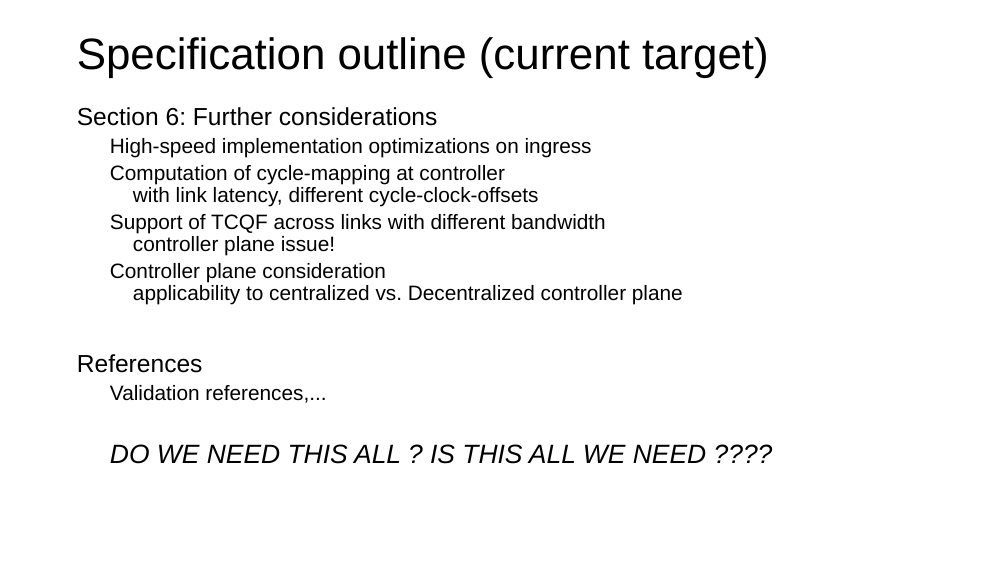
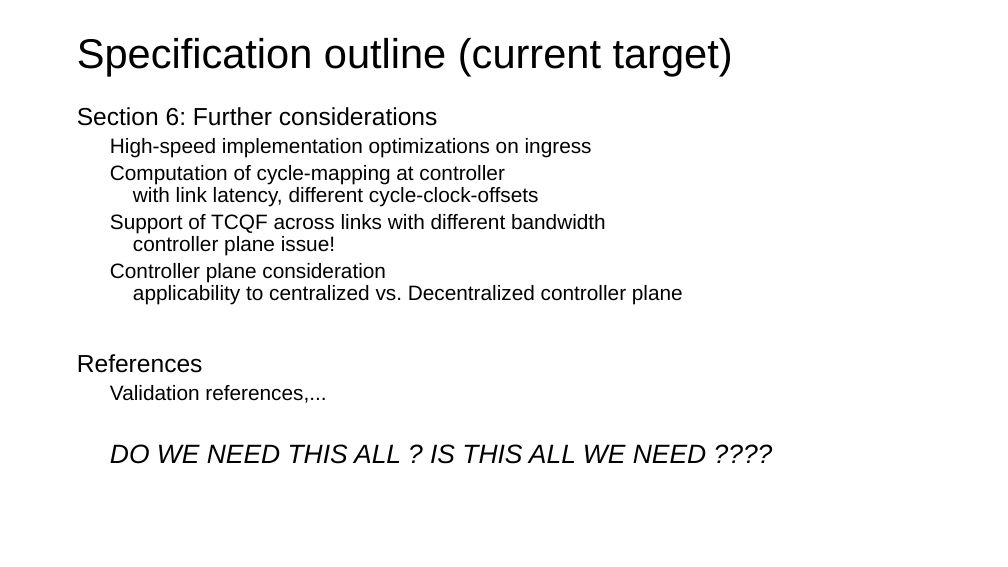
Before and after one commit to toerless/detnet, a slide deck: slide 33 of tcqf-slides.pptx. Drawn at 1008x567 pixels with LibreOffice and Linux fonts; fonts in the diff are those of the drawing. Boxes give left, top, right and bottom in pixels: in the first picture for what was removed or moved away, otherwise in the second. Text is boxed around its words. In the diff, an @@ line names an element or a change of style, - is before the commit and + after.

```diff
--- a/tcqf-slides.pptx
+++ b/tcqf-slides.pptx
@@ title "Specification outline (current target)" at (77, 38, 733, 76): size 41.8 to 39.6 pt; line spacing 0.89 to 0.9 @@
```
Also in this commit, not shown: 9 other slides changed.
